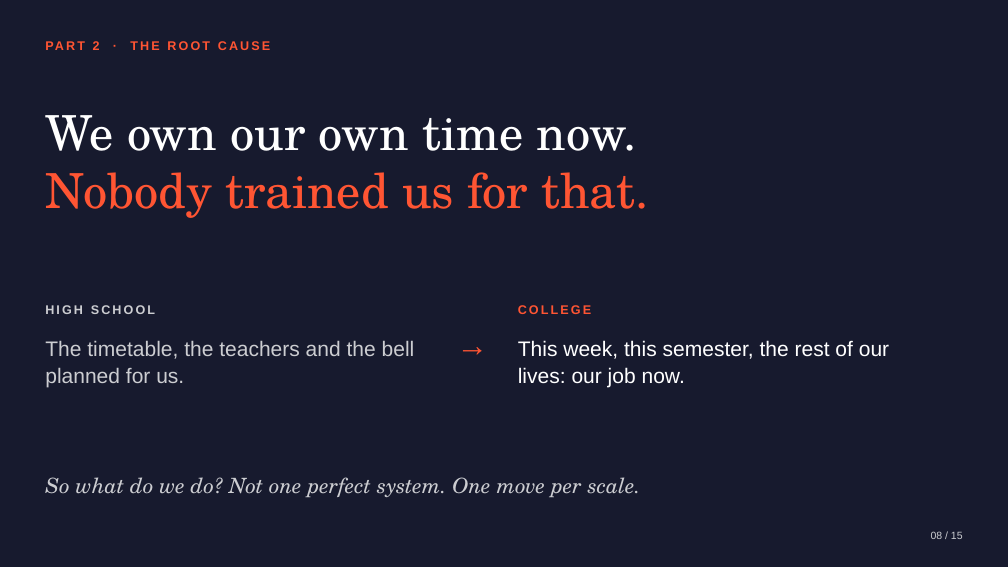
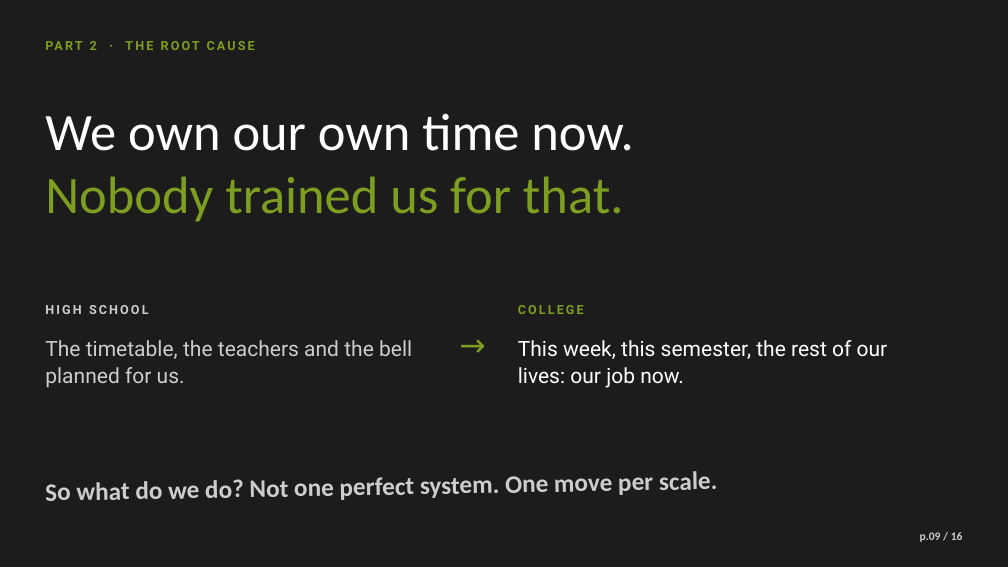
Before and after one commit to Kyson-CCHEN/English-presentation, a slide deck: slide 9 of Planning_Is_the_Pressure.pptx (slide 8 before the commit). Drawn at 1008x567 pixels with LibreOffice and Linux fonts; fonts in the diff are those of the drawing. Boxes give left, top, right and bottom in pixels: in the first picture for what was removed or moved away, otherwise in the second. Text is boxed around its words. In the diff, an @@ line names an element or a change of style, - is before the commit and + after.

```diff
--- a/Planning_Is_the_Pressure.pptx
+++ b/Planning_Is_the_Pressure.pptx
@@ background #171A2E to #1C1C1C @@
@@ text "We own our own time ..." at <box>45,113,633,222</box>: size 46 to 50 pt, font TeX Gyre Schola to Calibri; text colour #FF5533 to #7D9E20 in "Nobody trained us for that." @@
@@ text "HIGH SCHOOL" at <box>45,305,149,314</box>: font Arial to Roboto, text colour #CCCDD1 to #CDCDCD @@
@@ font Arial to Roboto, text colour #FF5533 to #7D9E20 in 3 elements at <box>518,305,584,314</box>, <box>90,41,97,50</box>, <box>450,325,495,371</box> @@
@@ text "The timetable, the teachers and ..." at <box>45,340,412,388</box>: font Arial to Roboto, text colour #CCCDD1 to #CDCDCD @@
@@ text "This week, this semester, the ..." at <box>518,340,888,388</box>: font Arial to Roboto @@
@@ text "So what do we do? ..." at <box>45,471,718,501</box>: size 20 to 24 pt, font TeX Gyre Schola to Calibri, text colour #CCCDD1 to #CDCDCD, bold on, italic off; rotation 0 to 359 degrees @@
@@ text at <box>920,532,963,542</box>: text changed; size 10 to 11 pt; font Arial to Calibri; text colour #CCCDD1 to #CDCDCD; bold on @@
-08 / 15
+p.09 / 16
```
Also in this commit, not shown: 13 other slides changed, 2 slides added, 1 slide removed.
